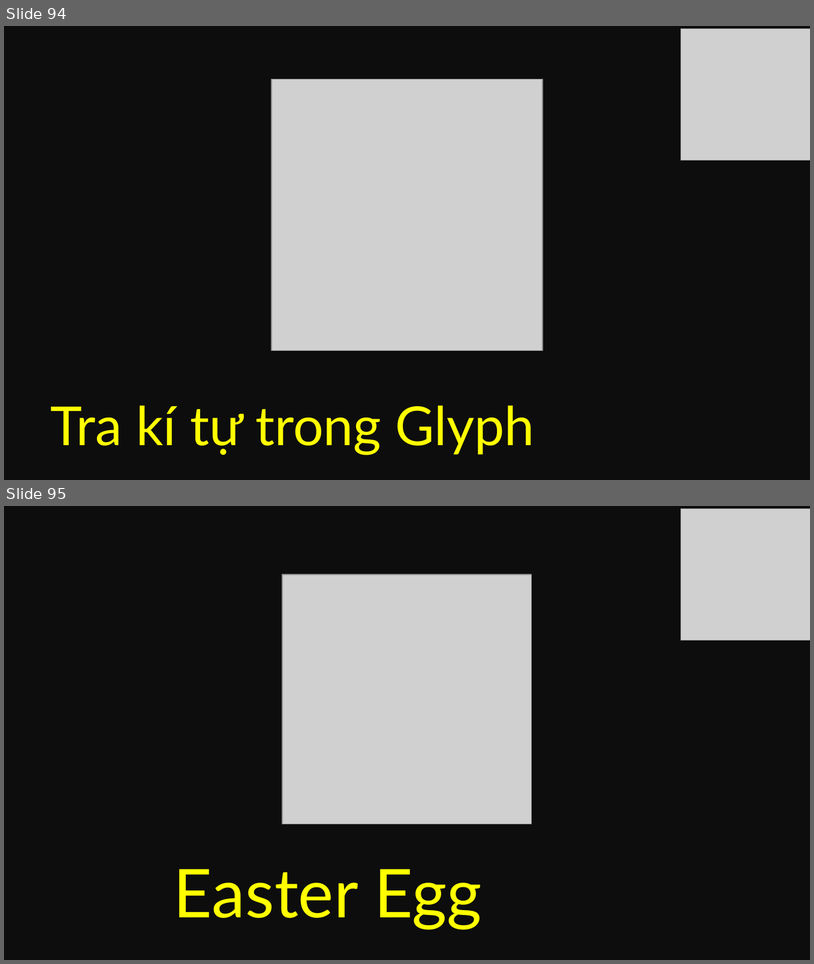
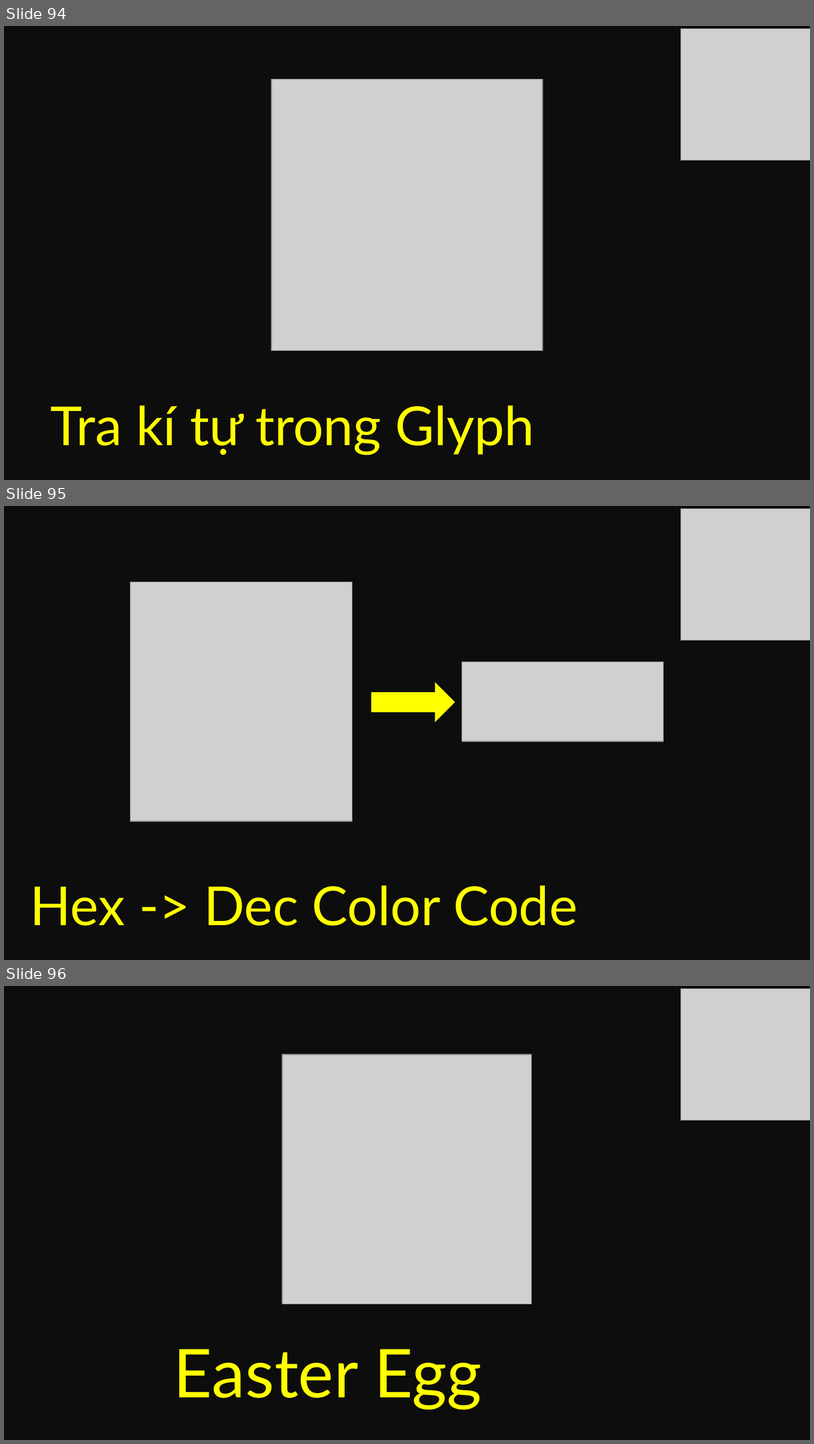
Before and after one commit to HgVN23/HgVN23.github.io, a slide deck: assets/media/thumbnail/template.pptx. Shown one above the other, each under a label of ours: slides 94 and 95 before the commit, slides 94, 95 and 96 after it. The pictures are 814x964 and 814x1444 pixels, drawn with LibreOffice and Linux fonts; fonts in the diff are those of the drawing; grey boxes stand for pictures. Boxes give left, top, right and bottom in pixels: in the first picture for what was removed or moved away, otherwise in the second. Text is boxed around its words. In the diff, an @@ line names an element or a change of style, - is before the commit and + after.

```diff
--- a/assets/media/thumbnail/template.pptx
+++ b/assets/media/thumbnail/template.pptx
@@ slide 95 added at box(4, 506, 810, 960), background #0D0D0D @@
@@ picture added at box(681, 508, 810, 640) @@
@@ picture added at box(131, 582, 353, 820) @@
@@ picture added at box(462, 661, 663, 741) @@
@@ right arrow added at box(372, 682, 456, 722), fill #FFFF00 @@
@@ text added at box(30, 885, 578, 925), 48 pt, text #FFFF00 @@
+Hex -> Dec Color Code
@@ what was slide 95 is now slide 96 @@
```
Also in this commit, not shown: 1 other file.
